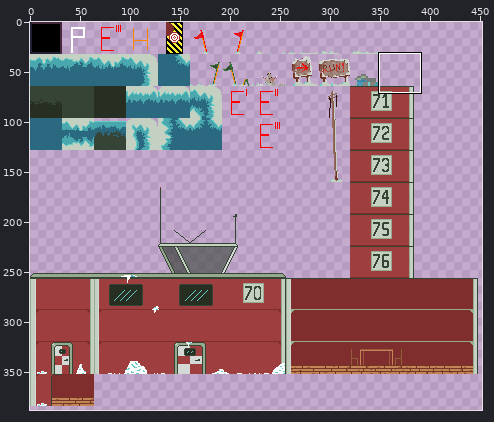
A sprite sheet gets an edit: core/assets/spritesheet/spritesheet.png. The picture above shows the old version from afar; the outline marks the close-up.
Close-up. Before the commit:
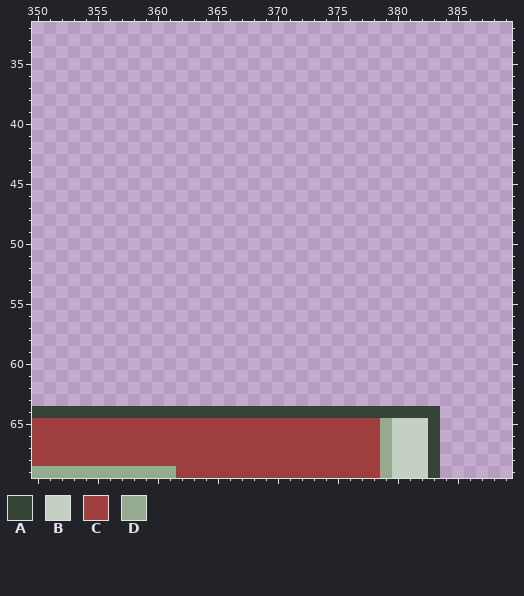
The file is 512x512 pixels. Colours within 5 levels of each other are drawn and written as one. Shown: x 350..389, y 32..69. The wide view leaves out empty margins.
Palette (. is transparent): A #364436  B #c3d0c2  C #9f3e3e  D #95aa8f
Pixels before, first column x 350:
64 AAAAAAAAAAAAAAAAAAAAAAAAAAAAAAAAAA
65 CCCCCCCCCCCCCCCCCCCCCCCCCCCCCDBBBA
66 CCCCCCCCCCCCCCCCCCCCCCCCCCCCCDBBBA
67 CCCCCCCCCCCCCCCCCCCCCCCCCCCCCDBBBA
68 CCCCCCCCCCCCCCCCCCCCCCCCCCCCCDBBBA
69 DDDDDDDDDDDDCCCCCCCCCCCCCCCCCDBBBA
And afterwards:
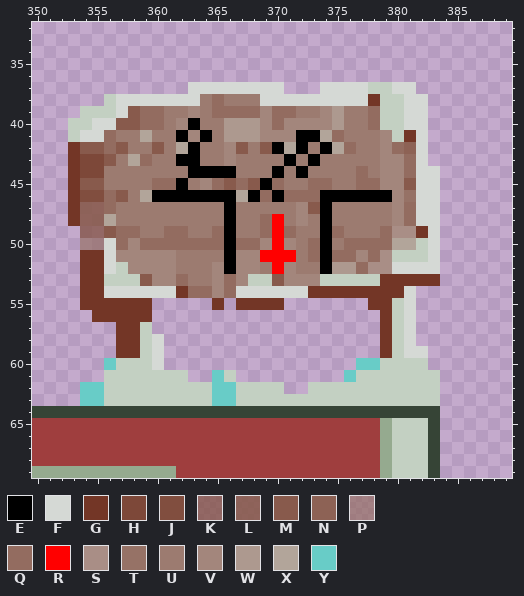
Colours new in this view: E #000000  F #d5d9d5  G #733626  H #7d4839  J #814e3f  K #855547c6  L #885a4ce2  M #885a4c  N #8d6255  P #936c60aa  Q #936c60  R #ff0000  S #a98e86  T #967266  U #9c7b70  V #a3867c  W #ad998f  X #b2a59a  Y #68ccc7
Change:
y 37: x 363..370 ........ -> FFFFFFFF; x 374..381 ........ -> FFFFBBFF
y 38: x 356..382 ........................... -> BFFFFFFFUQUUUFFFFFFFFFGBBFF
y 39: x 354..382 ............................. -> BBBFMQQUUVUQQQQVQQUUVWUUQBBFF
y 40: x 353..382 .............................. -> BBFFMMQQUVEUUWWWVQVVVVWUUQBBFF
y 41: x 353..382 .............................. -> BFFQUUXUUEVEUWWWVVVEEXQUUUVBGF
y 42: x 353..382 .............................. -> GMMQMUUMUXEUUVMUMEXEUEXQUUVQNF
y 43: x 353..382 .............................. -> GHHMUXQUUEEUUVUUUUEUEUUUUUVVQF
y 44: x 353..383 ............................... -> GHHUUUUUUUEEEEUUUEUEUUUUQUVVQFF
y 45: x 353..383 ............................... -> GMMUUUUQQEUVQMQMEQUUQQUUQQVVMFF
y 46: x 353..383 ............................... -> GJJQMUXEEEEEEEXEQEQQQEEEEEEVTFF
y 47: x 353..383 ............................... -> GLLQUUUUUUUUUEUUUUUVMEUUUUUVQFF
y 48: x 353..383 ............................... -> GLLXUUUUUUUUUEUUQRUVUEUUUUUVQFF
y 49: x 354..383 .............................. -> KKMQQUUQQUUQEUUQRQUUEQUUUQSSGF
y 50: x 354..383 .............................. -> PPFQVQQQQQQQEQQVRVUQEUQQQQXXBF
y 51: x 354..383 .............................. -> GGFVVVVVUUUUEVVRRRUQEQQVQSBBBF
y 52: x 354..383 .............................. -> GGFBVVVVUUUVEVVURVUUEWWQSSFFFF
y 53: x 354..383 .............................. -> GGBBBMVVQUUVQVBBMVVVBBBBBGGGGG
y 54: x 354..381 ............................ -> GGFFFFFFGQQVQFFFFFFGGGGGGGGF
y 55: x 354..359 ...... -> GGGGGG; x 365 . -> G; x 367..370 .... -> GGGG; x 378..381 .... -> GGBF
y 56: x 355..359 ..... -> GGGGG; x 379..381 ... -> GBF
y 57: x 357..359 ... -> GGB; x 379..381 ... -> GBF
y 58: x 357..360 .... -> GGBF; x 379..381 ... -> GBF
y 59: x 357..360 .... -> GGBF; x 379..382 .... -> GBFF
y 60: x 356..360 ..... -> YBBBF; x 377..382 ...... -> YYBBBB
y 61: x 356..362 ....... -> BBBBBBB; x 365..366 .. -> YB; x 376..383 ........ -> YBBBBBBB
y 62: x 354..370 ................. -> YYBBBBBBBBBYYBBBB; x 373..383 ........... -> BBBBBBBBBBB
y 63: x 354..383 .............................. -> YYBBBBBBBBBYYBBBBBBBBBBBBBBBBB
Pixel boxes of the changes (left, top, right, bottom) in both close-ups:
added: (68, 82, 440, 406)
